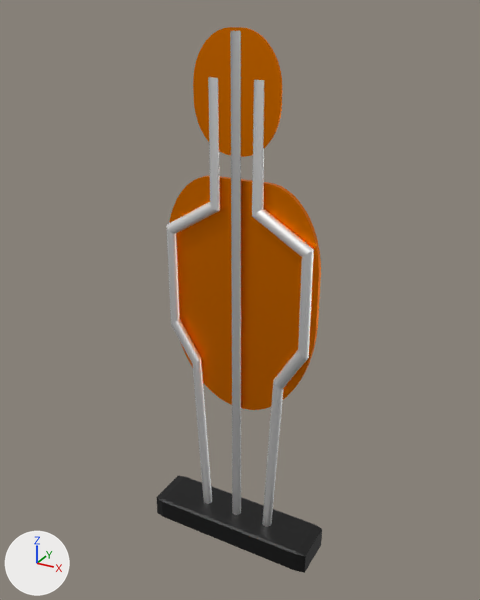
A saved change to the glTF model wall.glb.
Before and after are seen from a 50 mm lens placed at (1.15, -2.06, 1.17), pointed at (0.0, 0.03, 0.12). Lighting does not change. The marker at lower left points along +X, +Y and +Z. Where no turn or scale is listed for an object, it has been applied to the vertices. Vertices at the same position are counted once.
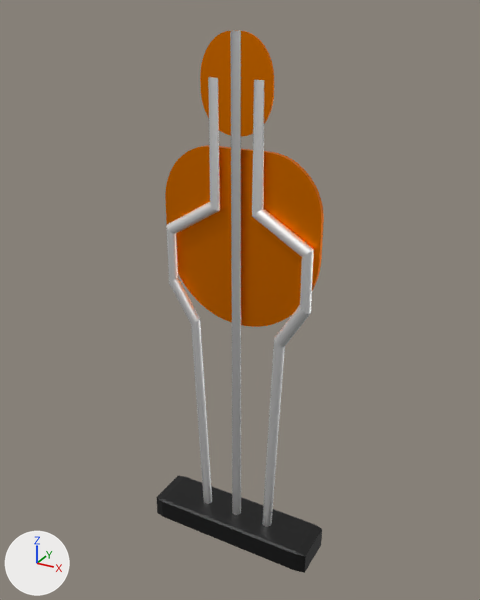
The change, as a list of edits to the scene's bpy script:
```text
Change me_cylinder_004:
    where me_cylinder_004.from_pydata(...)  # 368 vertices, 698 faces; spans x -15.4..15.4, y -1.0..1.0, z -1.0..3.6
    used by ob_cylinder_004; location = (0.0, 0.0, -0.5); scale = (-0.02, 0.02, 0.4)
    me_cylinder_004 part 1: all 64 vertices in x -15.4..-8.4, y -1.0..1.0, z 0.8..1.2 are moved by (0.0, 0.0, 0.5)
    me_cylinder_004 part 2: all 64 vertices in x 8.4..15.4, y -1.0..1.0, z 0.8..1.2 are moved by (0.0, 0.0, 0.5)
Change ob_cube_001:
    ob_cube_001.location: (0.0, 0.0, 0.25) -> (0.0, 0.0, 0.46)
    ob_cube_001.scale: (0.29, 0.01, 0.56) -> (0.29, 0.01, 0.4)
Change ob_cube_002:
    ob_cube_002.location: (0.0, 0.005, 0.9) -> (0.0, 0.005, 0.93)
    ob_cube_002.scale: (0.17, 0.005, 0.21) -> (0.14, 0.005, 0.17)
```

Changed parts and their boxes (x1, y1, x2, y2) in the pictures (480 x 600 px; the box of a moved part takes in the faces that stretch with it):
'Cube.001', moved, rescaled (22% shorter): before (169, 175, 321, 410); after (165, 145, 324, 327)
'Cube.002', moved, rescaled (17% narrower, 19% shorter): before (193, 27, 282, 157); after (200, 31, 274, 136)
part 1 of me_cylinder_004, moved or reshaped: (262, 250, 314, 527) in both
part 2 of me_cylinder_004, moved or reshaped: (167, 229, 212, 504) in both
